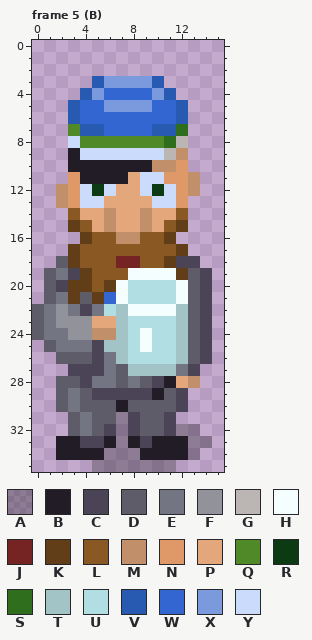
Two versions of one pixel-art file, art/chars/cfe-ksv-sass.aseprite. The first picture shows the starting point.
16x36 pixels, 42 frames. Shown: frame 5 (B). The commit also changed other frames, which this record leaves out.
Visible layers, top first: "kasi", "kann", "head", "fraater", "shadow" opacity 27%.
Palette (. is transparent): A #00000046  B #221c26  C #4b4356  D #5f5c6a  E #737582  F #92929b  G #bbb6b3  H #f5fefe  J #762323  K #613e18  L #8a5822  M #c28f6b  N #df9968  P #e3a77b  Q #508a28  R #0c3a13  S #2f6e1d  T #a3c4c7  U #b0dee3  V #295ab1  W #3466d1  X #7b9ade  Y #cbdbfc
Pixels before, frame 5 (B), first column x 0:
 3 .....VXXXXV....
 4 ....VXWWWWXV...
 5 ...VWWXXXXWWV..
 6 ...VWWWWWWWWV..
 7 ...QVVWWWWVVS..
 8 ...YQQQQQQQSG..
 9 ...BYYYYYYYGM..
10 ...BBBBBBBMMN..
11 ...NBBBBPYYNNM.
12 ..MNYRYPPYRYNM.
13 ..MNYYPPPPYYN..
14 ...LPPMPPMPPL..
15 ...KLPMPPMPLK..
16 ....KLLMMLLK...
17 ...KLLLLLLLLK..
18 ..DKLLLJJLLKCC.
19 .DECKLLLHHHHKDC
20 .DCKKLKHUUUUHDC
21 .DEKDKWHUUUUHDC
22 DEFECEUTHHHHTDC
23 DEFFFPPTUUUUTDC
24 DEEFFMMTUHUUTDC
25 .DEEECTTUHUUTDC
26 ..DDDCETUUUUTDC
27 ...CCCEDTTTTEC.
28 ..DDCEEDEDCBPM.
29 ..DEDCCCCCBDC..
30 ..DEDDDBDDDDC..
31 ...DEDDACDDC...
32 ...DEDCACDDCAA.
33 ..BBCCBABCBBBAA
34 ..BBBBAAABBBBA.
35 .....AAAAAAA...
Now the later version:
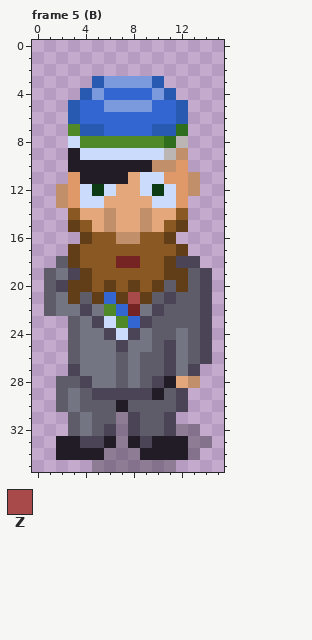
Colours new in this view: Z #a84a4a
The author wrote: Setup for separate Koppel and Sass scenes
Change:
layer "kann" now hidden
Changed rows in their new state; - is an unchanged pixel.
Frame 5 (B):
first column x 0:
19 --------LLLK-
20 -------LKLKDK
21 -------KZKDCD
22 .DE---QWJECDD
23 ...DECYQWCDDD
24 ...DEECYCEDDE
25 -..D-EECEEDCE
26 --.-EE-DEDDCE
27 ----EE--EDDC-
Where, in picture pixels (left, top, right, bottom), the same in both pictures:
changed: (32, 268, 188, 376)
